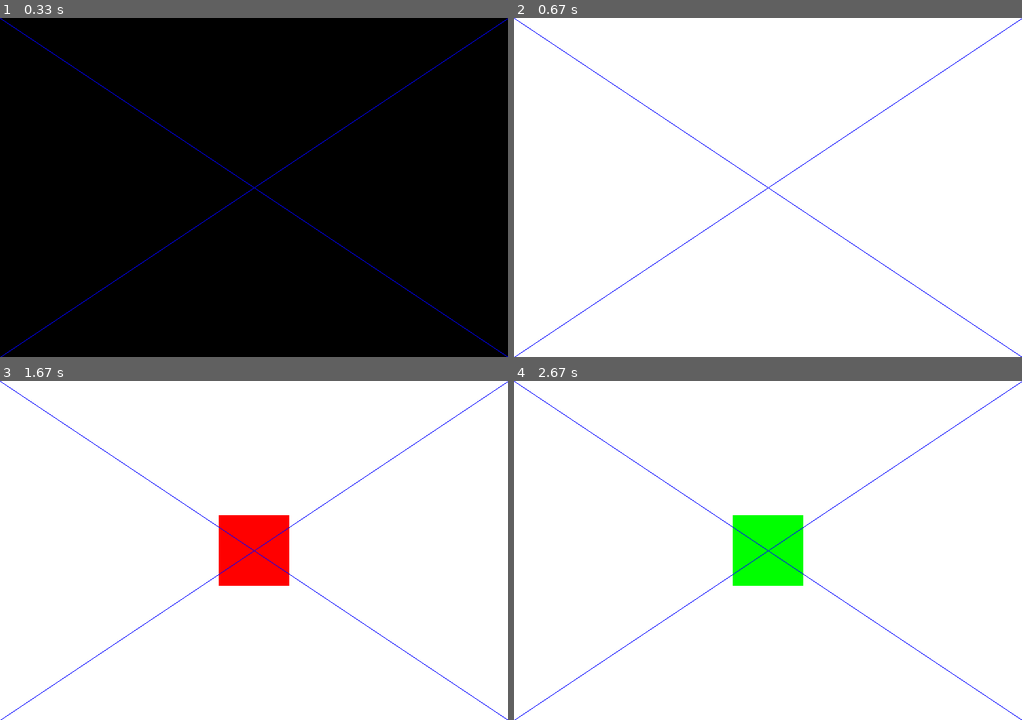
Above: before the commit, frames 1-4 (two rows, left to right).
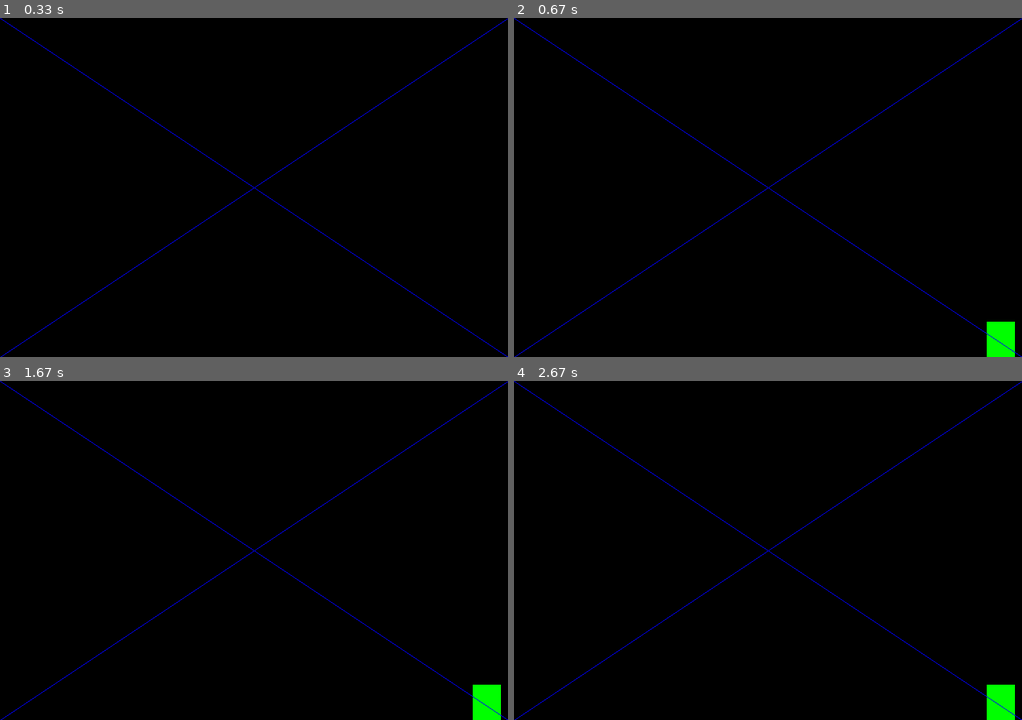
Above: after the commit, the same moments.

Repository: Valiter/N-back_Task_Repository
Game: pygame game, started from video_part.py
Two runs of this game, one before a commit and one after it. Both use one fixed random seed, a clock stepped at 60 frames per second and the inputs below.
Inputs:
- Up to frame 1 (0.33 s): no input
- Up to frame 2 (0.67 s): tap Space at 0.33 s
- Up to frame 3 (1.67 s): no input
- Up to frame 4 (2.67 s): no input

Frame 1 is identical in both runs. In frame 2, 100% of the frame differs, in the area x 0-100%, y 0-100%; in frame 3, 100%; in frame 4, 100%.

Commit message:
upd: [15:49, 04.03.22] comment: Сложности с отсеживанием нажатий и параллельным переключением картинок. Думаю, что надо сделать то, что могу, а потому думать.
Task's:
- Понять как вводить стимулы через pygame или же придется использовать tkinter вместе с ним и как-то совмещать... Или вообще использовать только tkinter.
- Сделать словарь СТИМУЛ / КОМАНДА ДЛЯ ВЫВОДА в pygame_module.py.
    а) Возможно, что с фигурами стоит сделать только позиционирование? Не уверен.
    б) Настроить таймер для показа картинок.
    в) Нужно как-то сделать отображение оставшегося времени, нет?
- Сделать список для регистрации реакций испытуемого длинной равный длинне списку стимулов.

 Finished Task's:
 1) Генератор ряда;
 2) анализатор сответствия интервалу;
 3) Основной файл, для вызова функций.
 4) Сделать проверку стимулов, заходящих в программу.

Diff:
--- a/main_file.py
+++ b/main_file.py
@@ -9,8 +9,8 @@
 # Переменная для запуска цикла while.
 switch = True
 
+"""Запрашиваемые данные через input()-ы выношу отдельно, чтобы было понятно, что нужно в видео части."""
 
-"""Запрашиваемые данные через input()-ы выношу отдельно, чтобы было понятно, что нужно в видео части."""
 global_num_of_dict = input("Напишите число от 1-го до 5-ти: ")
 global_count_of_stimulus = int(input("Напишите количество символов используемых для создания символьного ряда: "))
 # А ведь строчка ниже не нужна, если я не вызываю словарь.
--- /dev/null
+++ b/smt.py
@@ -0,0 +1,17 @@
+import time
+
+
+def time_func():
+    a = 0
+    start = time.monotonic()
+    while a < 10:
+        result = time.monotonic() - start
+        if 2 < result:
+            print(start)
+            print(result)
+            print("Program time: {:>.3f}".format(result) + " seconds.")
+            a += 1
+            start = time.monotonic()
+
+
+time_func()
--- a/video_part.py
+++ b/video_part.py
@@ -5,6 +5,7 @@
 
 import pygame
 import sys
+import time
 
 
 """Функция нужно для проверки таймера по событиям."""
@@ -17,6 +18,8 @@
 
     color = {"green": (0, 255, 0), "blue": (0, 0, 255), "red": (255, 0, 0), "white": (255, 255, 255)}
     color_circle = {0: "red", 1: "green", 2: "blue"}
+    num_color = 0
+
     screen = pygame.display.set_mode(screen_nums)
 
     clock = pygame.time.Clock()
@@ -24,7 +27,11 @@
     start_circle = 0
     pict_changer = pygame.event.Event(pygame.USEREVENT)
 
+    n = 1
+    alpha_time = 0
+    beta_time = alpha_time + n
     print(pict_changer)
+
     while True:
         for event in pygame.event.get():
 
@@ -32,26 +39,34 @@
                 pygame.quit()
                 sys.exit()
 
-            if True:
-                pygame.time.set_timer(pict_changer, 1000)
-
             if event.type == pygame.KEYDOWN:
                 if event.key == pygame.K_SPACE:
-                    pygame.Surface.fill(screen, color.get('white'))
+                    pygame.draw.rect(screen, color.get('green'),
+                                     (screen_nums[0] / 1 - 50, screen_nums[1] / 1 - 50, 40, 50))
+                if event.key == pygame.K_SPACE:
+                    if start_circle == 0:
+                        start_circle = 1
 
-            if event.type == pygame.USEREVENT:
-                if event == pict_changer:
-                    pygame.draw.rect(screen, color.get(color_circle.get(start_circle)),
+            if start_circle == 1:
+                if alpha_time == 0:
+                    alpha_time = time.time()
+                elif alpha_time <= beta_time:
+                    pass
+                else:
+                    alpha_time = time.time()
+
+                if beta_time == alpha_time:
+                    pygame.draw.rect(screen, color.get(color_circle[num_color]),
                                      (screen_nums[0] / 2 - 50, screen_nums[1] / 2 - 50, 100, 100))
-                    start_circle += 1
-                    if start_circle > 2:
-                        start_circle = 0
+                    num_color += 1
+                    if num_color > 2:
+                        num_color = 0
 
         #  Благодаря этим линиям я могу быть уверен в центрировании картинки.
         pygame.draw.line(screen, color.get('blue'), [screen_nums[0], 0], [0, screen_nums[1]])
         pygame.draw.line(screen, color.get('blue'), [screen_nums[0], screen_nums[1]], [0, 0])
 
-        clock.tick(120)
+        clock.tick(60)
 
         pygame.display.update()
 
